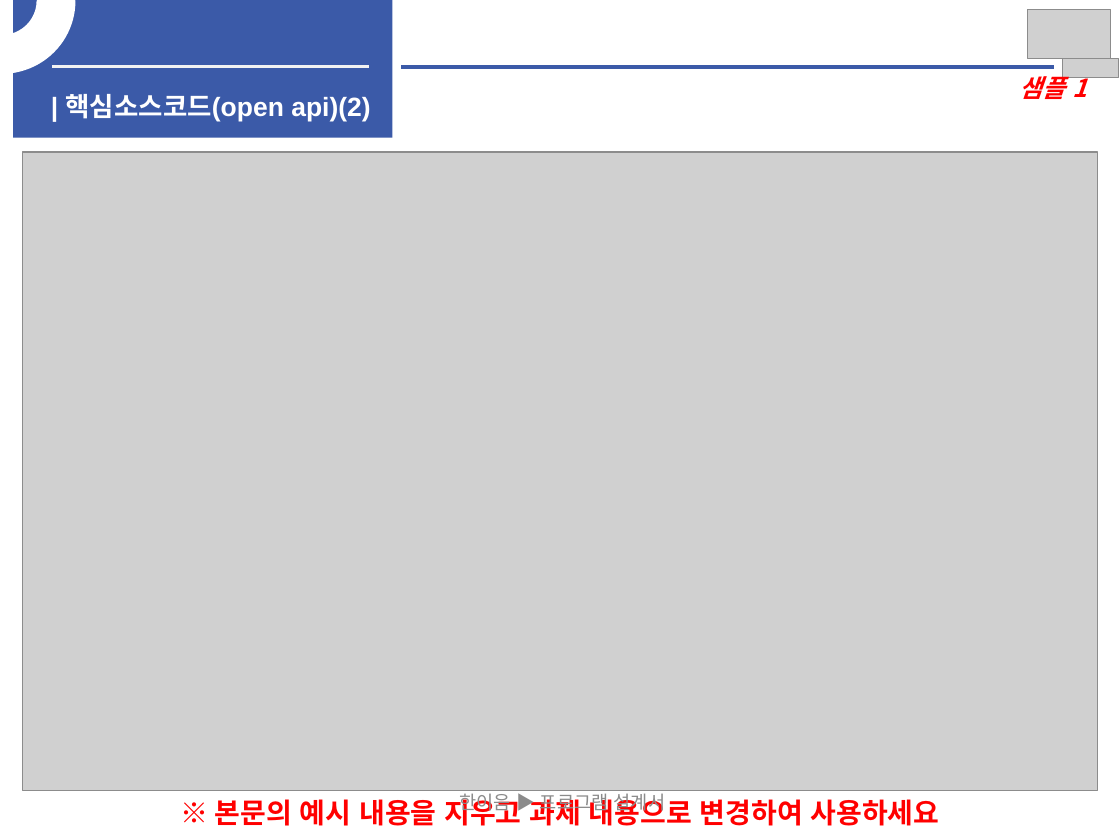
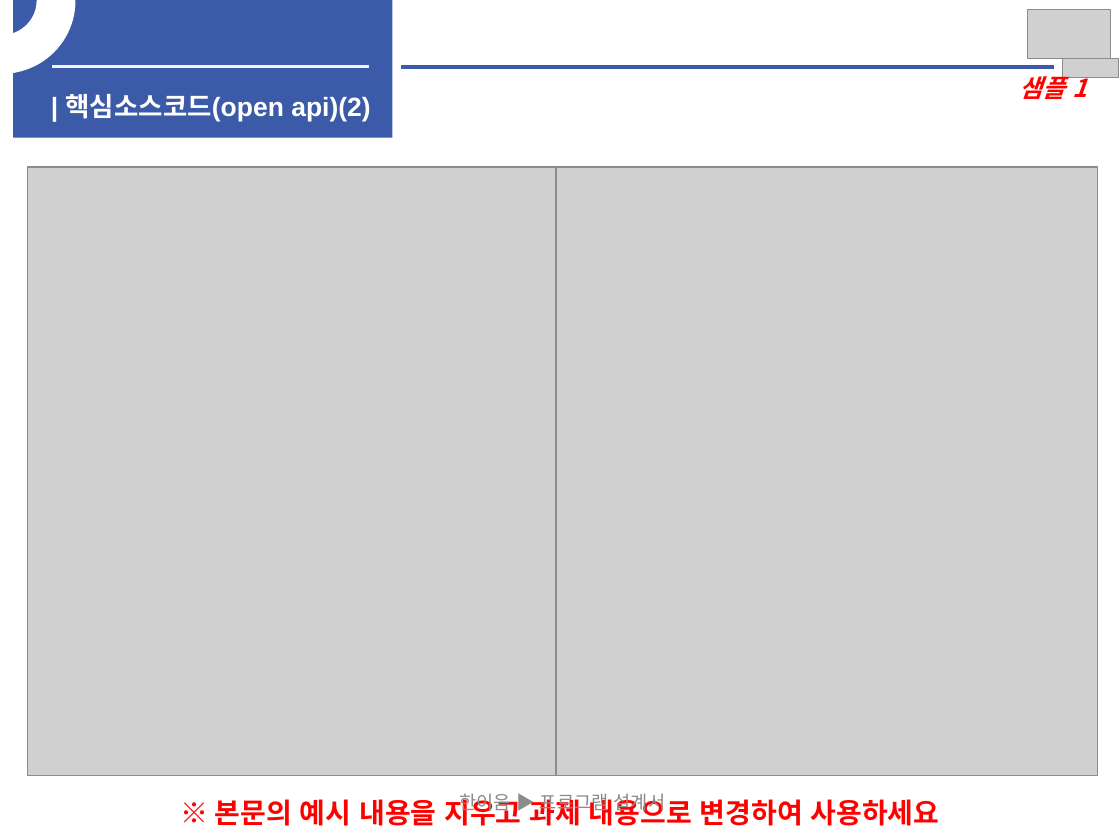
Before and after one commit to woojin1027/THE-FACO, a slide deck: slide 8 of 중간보고서/중간보고서_채민.pptx. Drawn at 1120x840 pixels with LibreOffice and Linux fonts; fonts in the diff are those of the drawing; grey boxes stand for pictures. Boxes give left, top, right and bottom in pixels: in the first picture for what was removed or moved away, otherwise in the second. Text is boxed around its words. In the diff, an @@ line names an element or a change of style, - is before the commit and + after.

```diff
--- a/중간보고서/중간보고서_채민.pptx
+++ b/중간보고서/중간보고서_채민.pptx
@@ picture removed at (22,152,1098,791) @@
@@ picture added at (27,167,560,775) @@
@@ picture added at (556,167,1098,775) @@
@@ text "※ 본문의 예시 내용을 지우고 ..." rewrapped from (55,790,1065,834) to (215,795,940,826) @@
```
Also in this commit, not shown: 4 other slides changed, 1 slide added, 1 other file.
